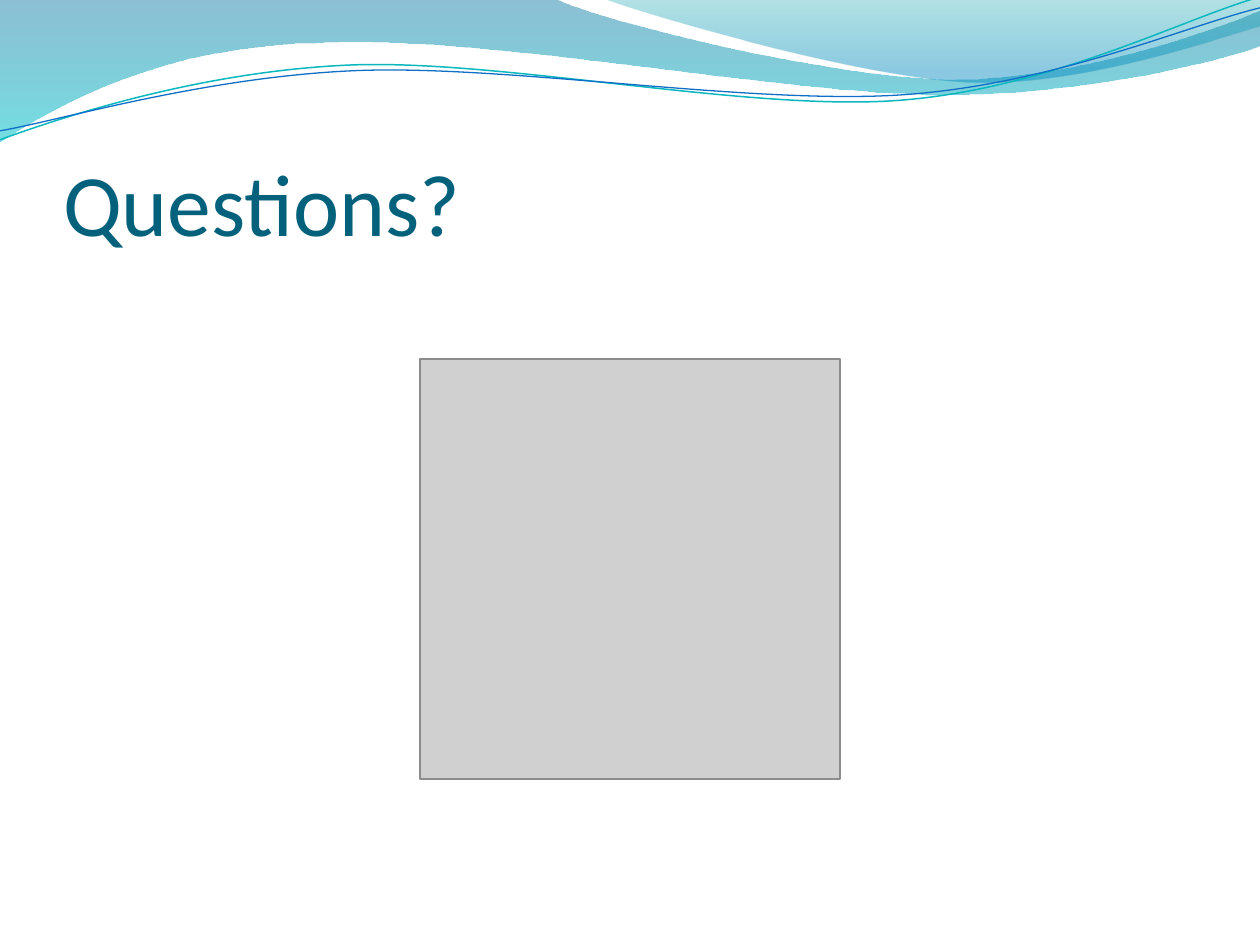
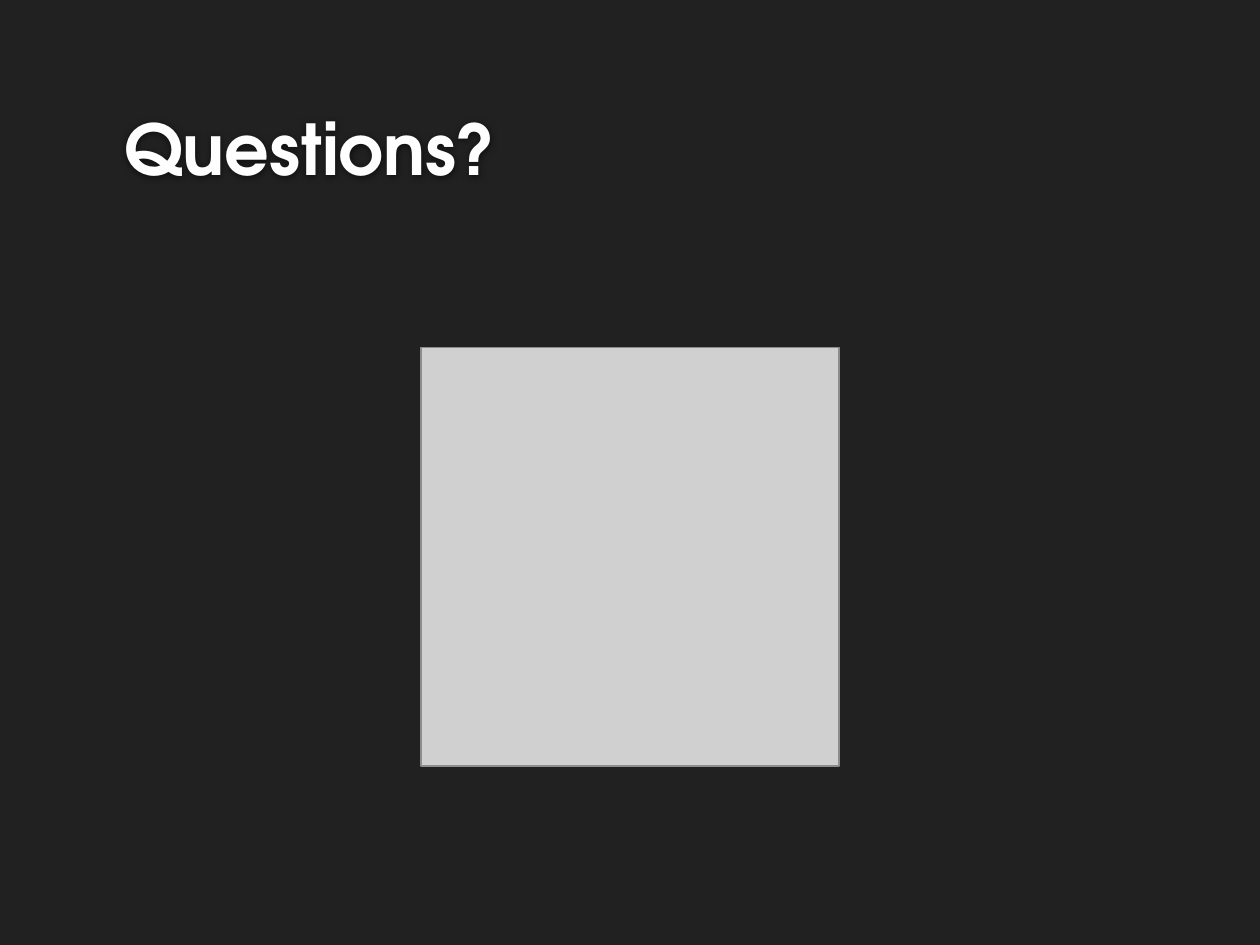
Before and after one commit to HarmanbirD/WaterQwiz, a slide deck: slide 9 of Wasted Water Quiz.pptx. Drawn at 1260x945 pixels with LibreOffice and Linux fonts; fonts in the diff are those of the drawing; grey boxes stand for pictures; background and template pictures are left out. Boxes give left, top, right and bottom in pixels: in the first picture for what was removed or moved away, otherwise in the second. Text is boxed around its words. In the diff, an @@ line names an element or a change of style, - is before the commit and + after.

```diff
--- a/Wasted Water Quiz.pptx
+++ b/Wasted Water Quiz.pptx
@@ background picture (left out) to #212121 @@
@@ freeform shape removed at box(0, 0, 1260, 142) @@
@@ freeform shape removed at box(0, 0, 1260, 147) @@
@@ freeform shape removed at box(0, 8, 1260, 141) @@
@@ freeform shape removed at box(604, 0, 1260, 87) @@
@@ title "Questions?": place and size @@
-title "Questions?" at box(63, 175, 460, 248)
+title "Questions?" at box(124, 121, 495, 176)
@@ title "Questions?" at box(124, 121, 495, 176): size 50 to 40 pt, font Calibri to TeX Gyre Adventor, text colour #04617B to #FEFEFE, bold on @@
@@ picture: place and size @@
-picture at box(420, 359, 839, 779)
+picture at box(421, 348, 839, 766)
```
Also in this commit, not shown: 8 other slides changed.
